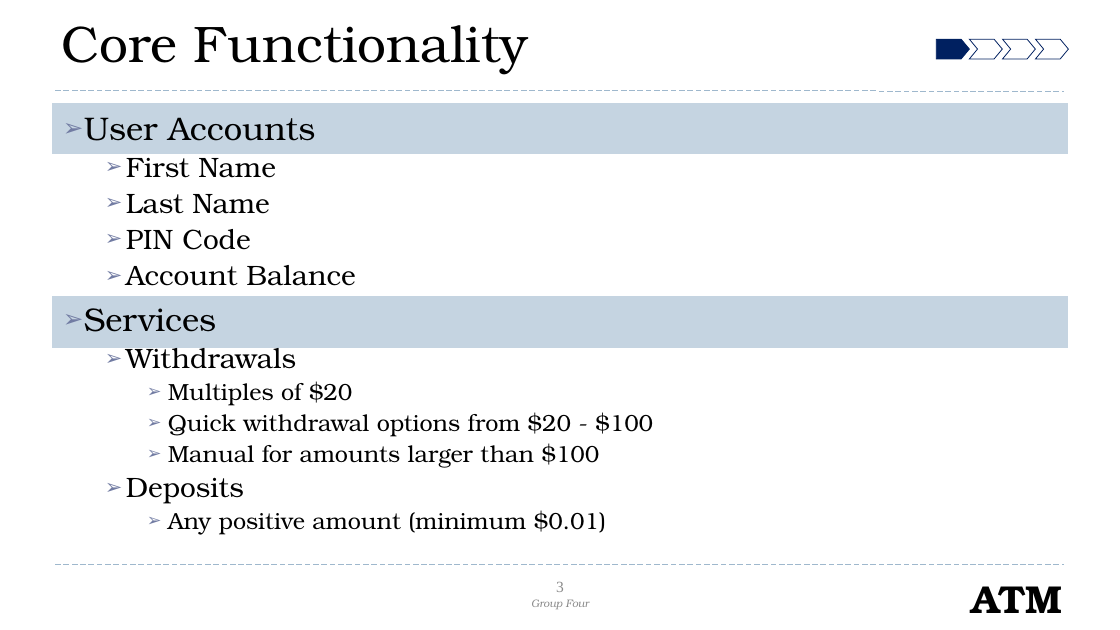
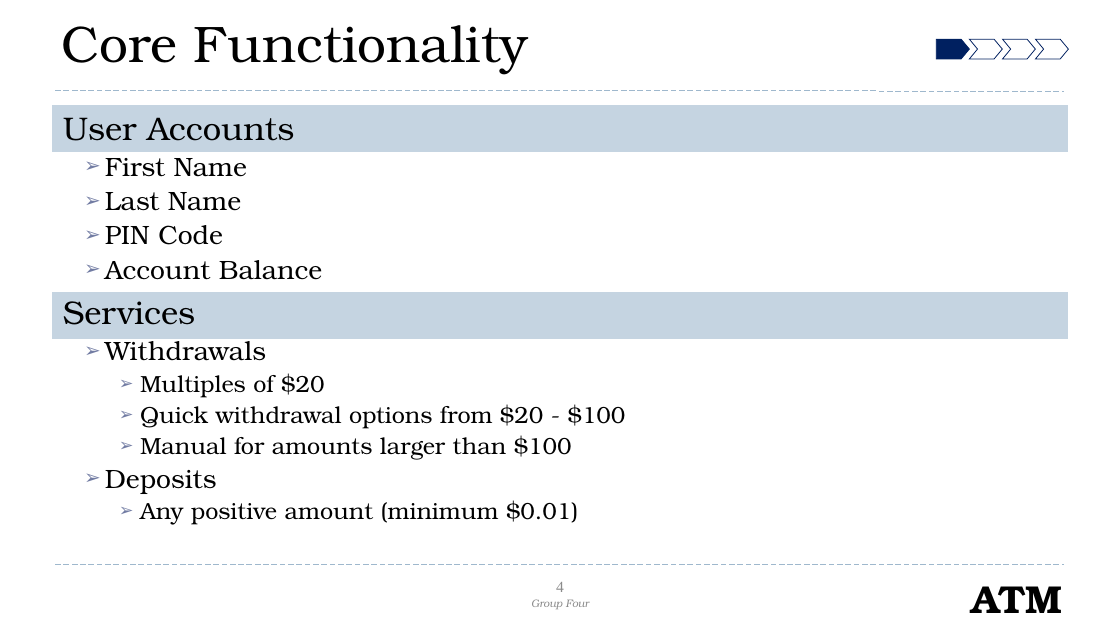
Before and after one commit to mari-husain/csharp-atm, a slide deck: slide 4 of Other/C# Project.pptx (slide 3 before the commit). Drawn at 1120x630 pixels with LibreOffice and Linux fonts; fonts in the diff are those of the drawing; background and template pictures are left out. Boxes give left, top, right and bottom in pixels: in the first picture for what was removed or moved away, otherwise in the second. Text is boxed around its words. In the diff, an @@ line names an element or a change of style, - is before the commit and + after.

Commit message:
Made some updates
updated:
rearranged sections
expanded deck skeleton
added a Heroku slide to database section
added a slide to encryption section

```diff
--- a/Other/C# Project.pptx
+++ b/Other/C# Project.pptx
@@ text "User Accounts" at box(63, 117, 626, 525): size 18 to 17 pt in "First Name", "Last Name", "PIN Code", "Account Balance" and 2 more places; bullet ➢ to none; indent changed @@
@@ rectangle: place and size @@
-rectangle at box(53, 297, 1067, 347)
+rectangle at box(53, 293, 1067, 338)
@@ page number at box(556, 582, 564, 592): text changed @@
-3
+4
```
Also in this commit, not shown: 5 other slides changed, 5 slides added.
